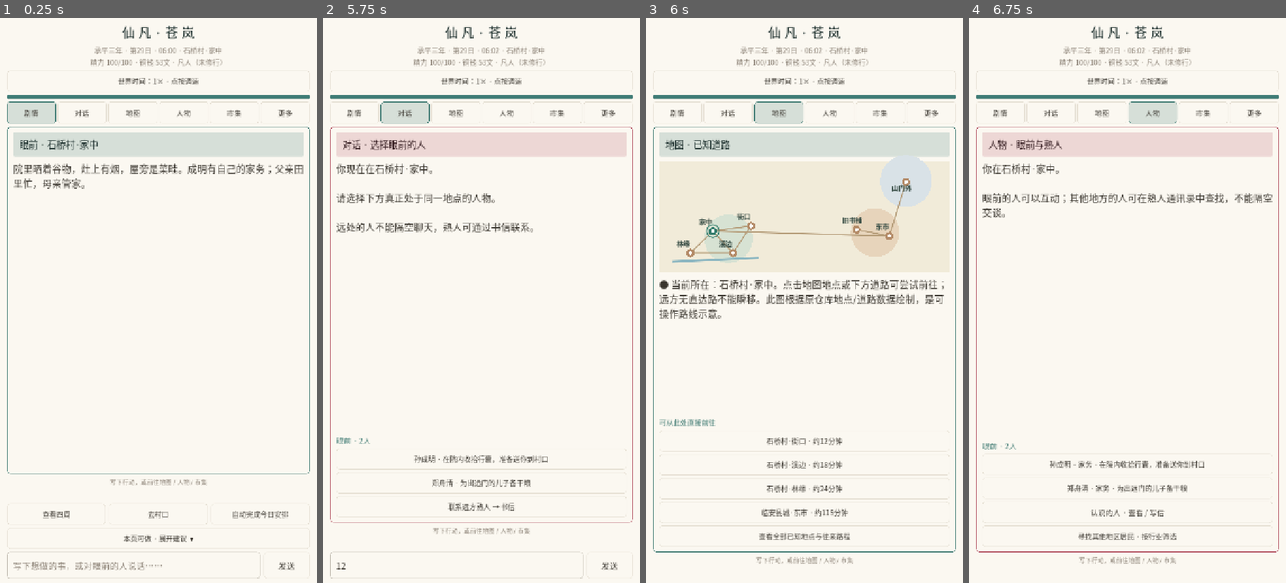
Above: before the commit, frames 1-4 (left to right).
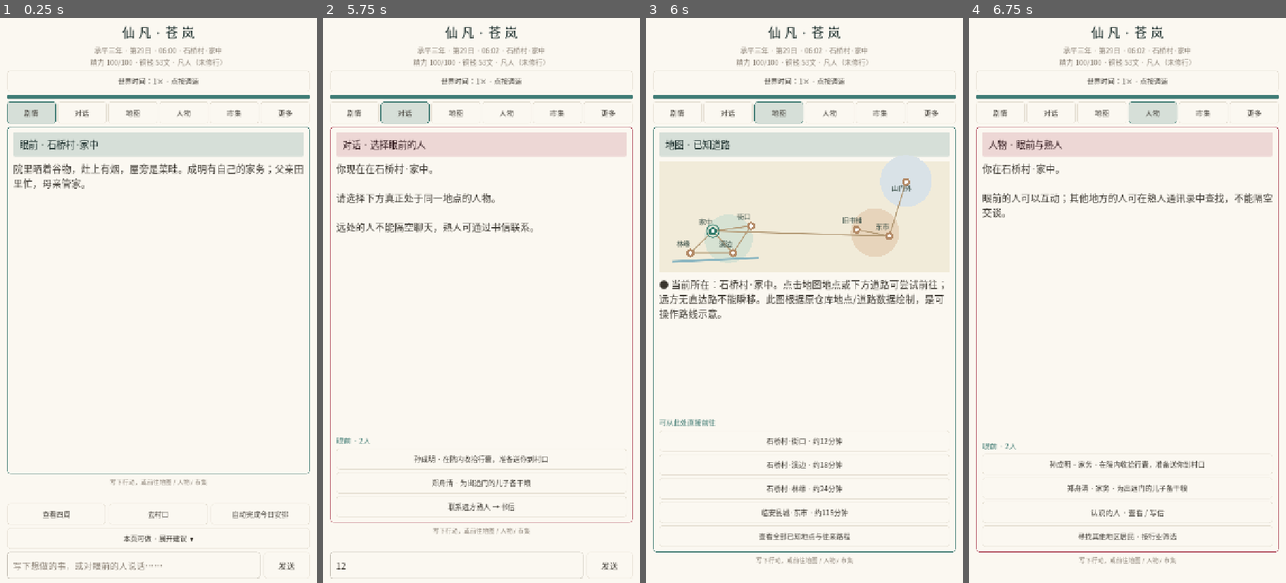
Above: after the commit, the same moments.

Repository: 160701541-cell/xinyanshuo
Game: Godot game, scene res://main.tscn
Two runs of this game, one before a commit and one after it. Both use one fixed random seed, a clock stepped at 60 frames per second and the inputs below.
Inputs (mouse positions are in pixels of both pictures, inside the frame that each line leads up to):
- Up to frame 1 (0.25 s): no input
- Up to frame 2 (5.75 s): click (456, 566) at 0.52 s; type "12" at 0.6 s; click "世界时间：1× · 点按调速" at 1.25 s; click "世界时间：5× · 点按调速" at 2 s; click "世界时间：20× · 点按调速" at 2.75 s; click "世界时间：暂停 · 点按调速" at 3.5 s; click "剧情" at 4.25 s; click "对话" at 5 s
- Up to frame 3 (6 s): click "地图" at 5.75 s
- Up to frame 4 (6.75 s): click "人物" at 6.5 s

Frames 1-2 are identical in both runs. In frame 3, 0.2% of the frame differs, in the area x 9-84%, y 29-41%; in frame 4, nothing differs.

Commit message:
ui(map): render Chinese place names using inherited Android CJK system font

Diff:
--- a/projects/xianfan-living-world/android-text/scripts/route_canvas.gd
+++ b/projects/xianfan-living-world/android-text/scripts/route_canvas.gd
@@ -31,7 +31,7 @@
 func _ready() -> void:
     custom_minimum_size=Vector2(0,252)
     mouse_filter=Control.MOUSE_FILTER_STOP
-    _font=ThemeDB.fallback_font
+    _font=get_theme_default_font() # inherited CJK SystemFont, not Godot Latin-only fallback
     resized.connect(queue_redraw)
 
 func set_position_place(place: String) -> void:
